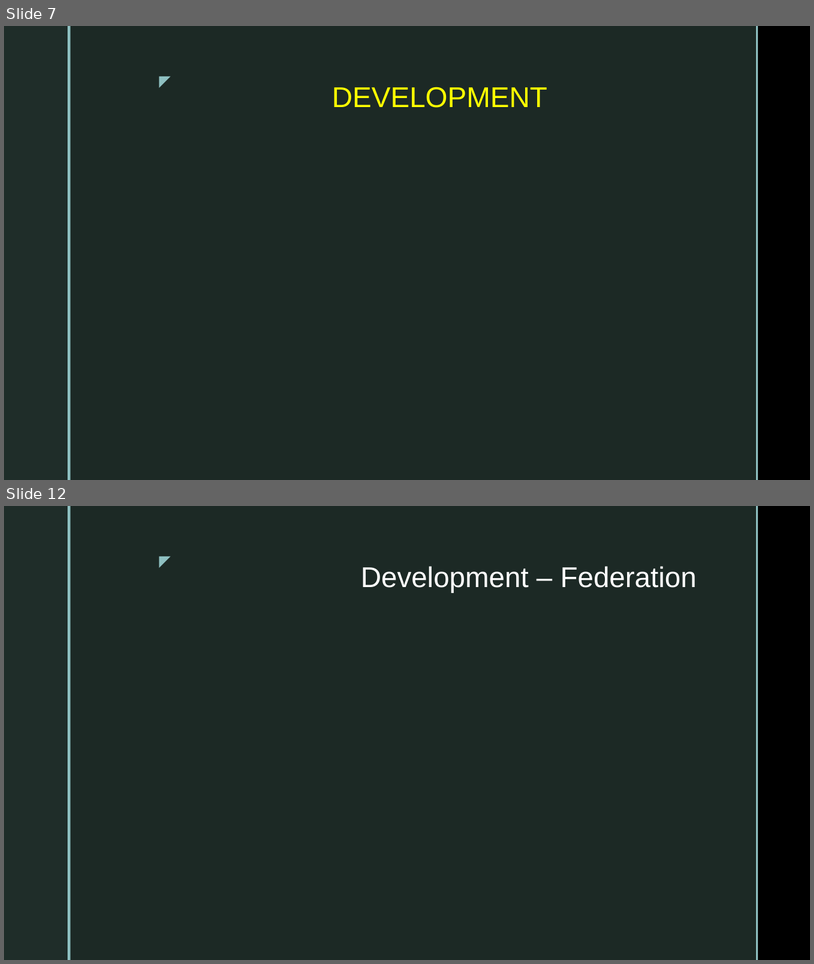
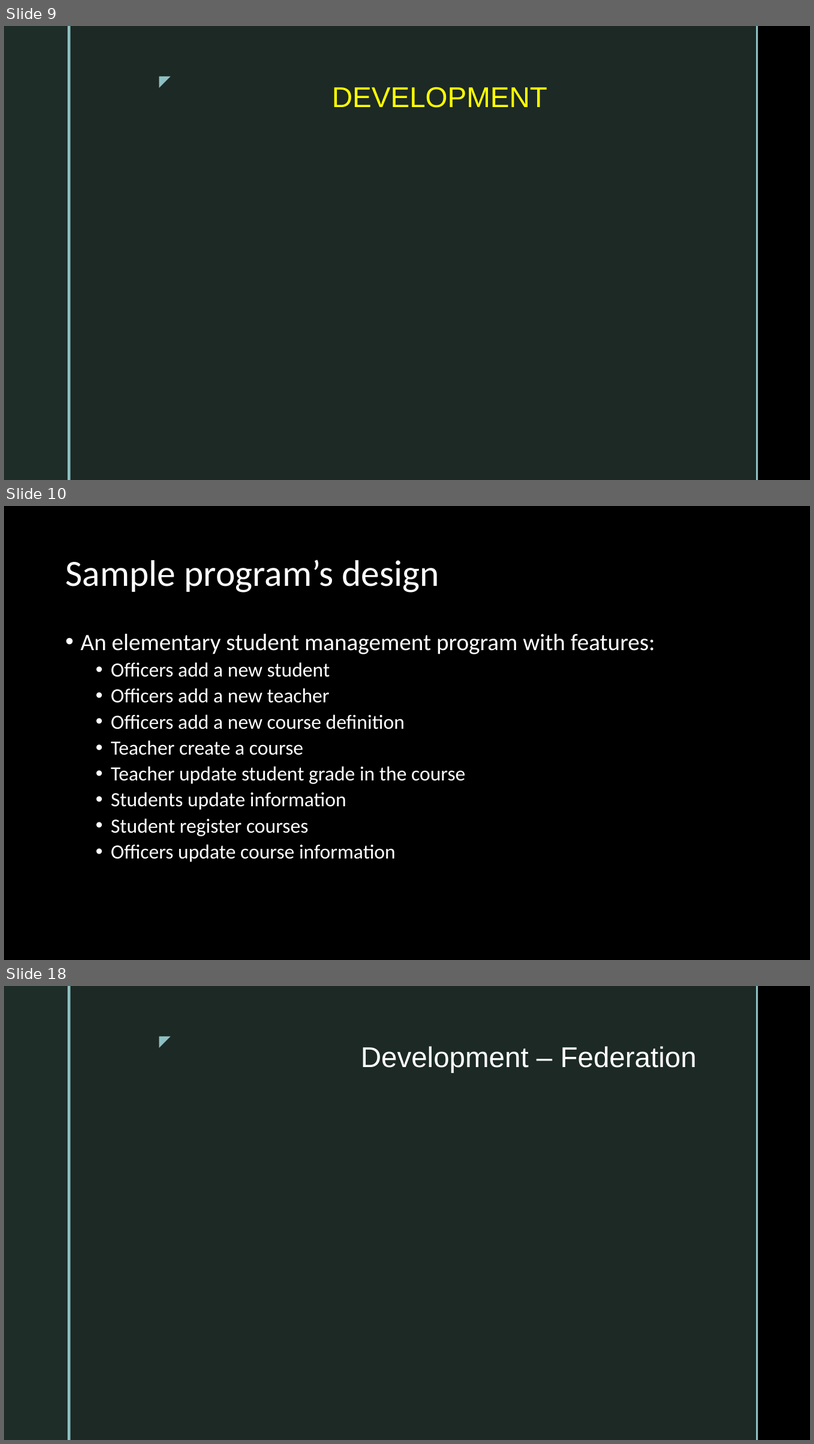
Before and after one commit to dtvu94/Apollo-Server-Client, a slide deck: Docs/Apollo_Server.pptx. Shown one above the other, each under a label of ours: slides 7 and 12 before the commit, slides 9, 10 and 18 after it; the slides between them are not shown. The pictures are 814x964 and 814x1444 pixels, drawn with LibreOffice and Linux fonts; fonts in the diff are those of the drawing; background and template pictures are left out. Boxes give left, top, right and bottom in pixels: in the first picture for what was removed or moved away, otherwise in the second. Text is boxed around its words. In the diff, an @@ line names an element or a change of style, - is before the commit and + after.

```diff
--- a/Docs/Apollo_Server.pptx
+++ b/Docs/Apollo_Server.pptx
@@ slide 10 added at (4,506,810,960), background #000000 @@
@@ title added at (65,560,439,592), 44 pt, text #FFFFFF @@
+Sample program’s design
@@ text added at (81,633,656,862), 24 pt, text #FFFFFF @@
+• An elementary student management program with features:
+  • Officers add a new student
+  • Officers add a new teacher
+  • Officers add a new course definition
+  • Teacher create a course
+  • Teacher update student grade in the course
+  • Students update information
+  • Student register courses
+  • Officers update course information
@@ what was slide 7 is now slide 9 @@
@@ what was slide 12 is now slide 18 @@
```
Also in this commit, not shown: 3 slides changed, 7 other slides added, 2 slides removed, 9 other files.
